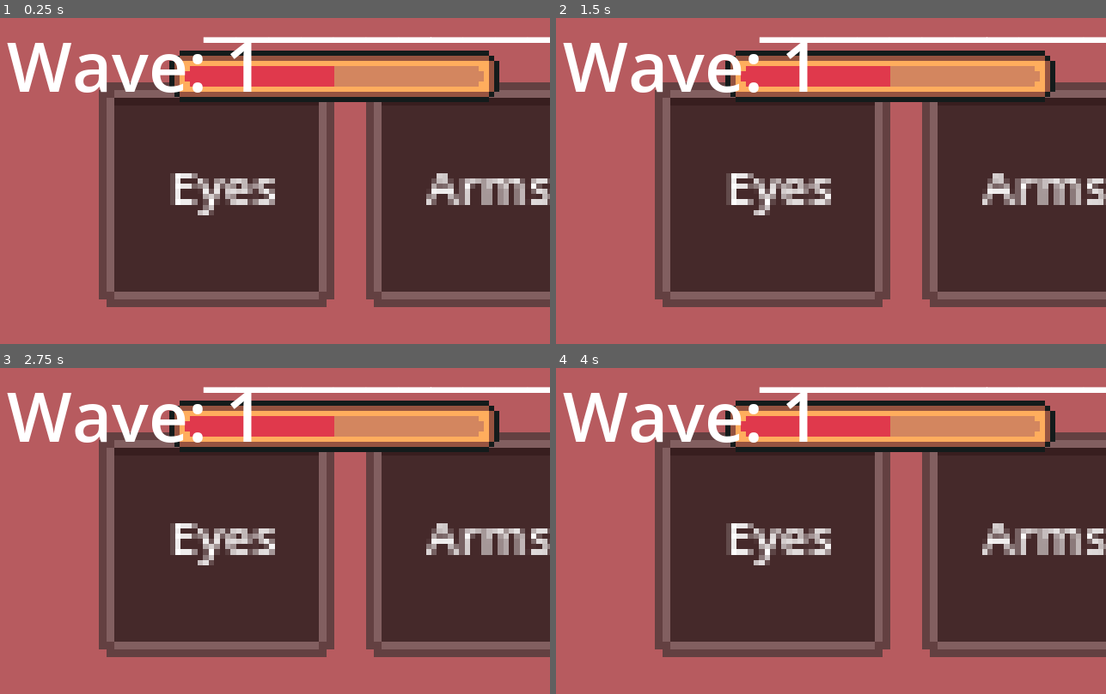
Above: before the commit, frames 1-4 (two rows, left to right).
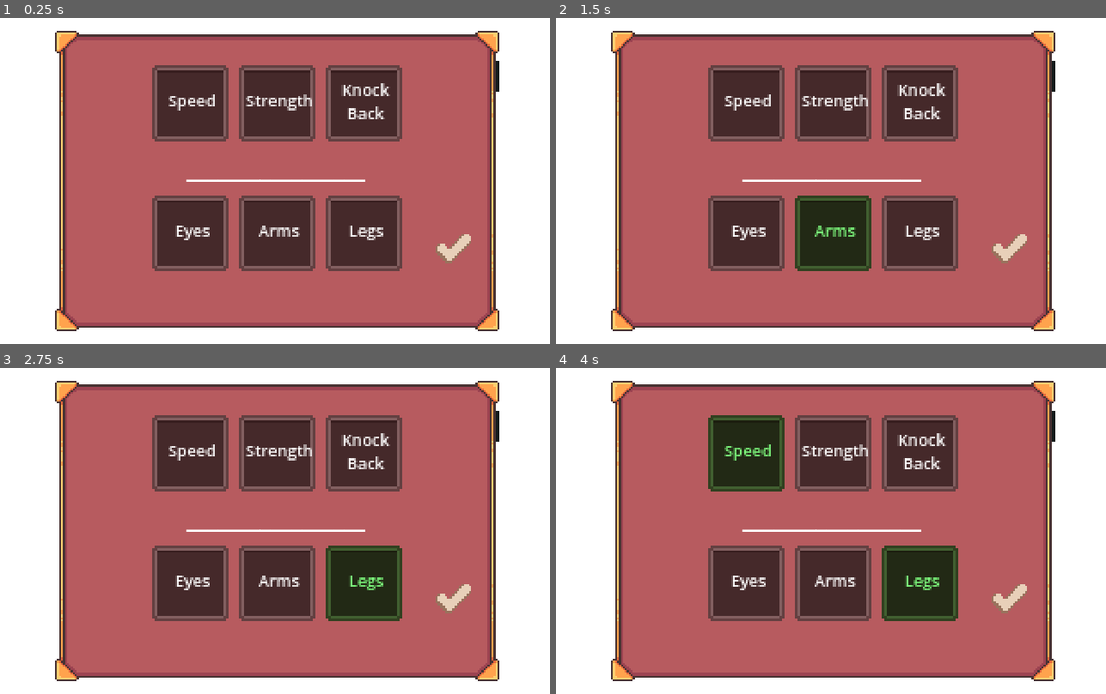
Above: after the commit, the same moments.

Repository: NarrowJS/daydream-game
Game: Godot game, scene res://scenes/game.tscn
Same seed, same stepped clock (60 frames per second), same inputs: the game is played once before the commit and once after it.
Inputs (mouse positions are in pixels of both pictures, inside the frame that each line leads up to):
- Up to frame 1 (0.25 s): no input
- Up to frame 2 (1.5 s): click "Eyes" at 0.5 s; click "Arms" at 1.25 s
- Up to frame 3 (2.75 s): click (363, 583) at 2 s, where only the run after the commit has a clickable "Legs"
- Up to frame 4 (4 s): click (1007, 599) at 2.77 s; click (748, 452) at 3.5 s, where only the run after the commit has a clickable "Speed"

The runs differ from the first frame. In frame 1, 79% of the frame differs, in the area x 0-100%, y 0-100%; in frame 2, 81%; in frame 3, 79%; in frame 4, 80%.

Commit message:
added basic ui functionality

Diff:
--- a/scenes/game.tscn
+++ b/scenes/game.tscn
@@ -6,9 +6,7 @@
 [ext_resource type="Texture2D" uid="uid://d11vgdbmon1qc" path="res://assets/healthbarProgress.png" id="3_iywne"]
 [ext_resource type="PackedScene" uid="uid://bhhxgnay7nko0" path="res://scenes/mobs.tscn" id="3_lnu2h"]
 [ext_resource type="Script" uid="uid://cqrwah3tg0ix5" path="res://scripts/texture_progress_bar.gd" id="4_p57ef"]
-[ext_resource type="Texture2D" uid="uid://dmy7y4d2bhurw" path="res://assets/UI_TravelBook_BookCover01a.png" id="6_gee14"]
-[ext_resource type="Texture2D" uid="uid://dwyfbmpqf1j75" path="res://assets/UI_TravelBook_Slot01a.png" id="6_u5sy4"]
-[ext_resource type="Texture2D" uid="uid://d1qe3crknt6c4" path="res://assets/UI_TravelBook_IconTick01a.png" id="8_0tnpc"]
+[ext_resource type="PackedScene" uid="uid://c3cuy15sp6lns" path="res://selector.tscn" id="10_vtaks"]
 
 [sub_resource type="Curve2D" id="Curve2D_iywne"]
 _data = {
@@ -72,197 +70,11 @@
 wait_time = 0.2
 autostart = true
 
-[node name="selector" type="CanvasLayer" parent="."]
-
-[node name="ColorRect" type="ColorRect" parent="selector"]
-visible = false
-anchors_preset = 8
-anchor_left = 0.5
-anchor_top = 0.5
-anchor_right = 0.5
-anchor_bottom = 0.5
-offset_left = -936.0
-offset_top = -524.5
-offset_right = 936.0
-offset_bottom = 524.5
-grow_horizontal = 2
-grow_vertical = 2
-color = Color(1, 0.6784314, 0.3647059, 1)
-
-[node name="TextureRect" type="TextureRect" parent="selector"]
-visible = false
-anchors_preset = 8
-anchor_left = 0.5
-anchor_top = 0.5
-anchor_right = 0.5
-anchor_bottom = 0.5
-offset_left = -905.0
-offset_top = -509.0
-offset_right = 906.0
-offset_bottom = 506.0
-grow_horizontal = 2
-grow_vertical = 2
-texture = ExtResource("6_gee14")
-
-[node name="RichTextLabel2" type="RichTextLabel" parent="selector/TextureRect"]
-layout_mode = 0
-offset_left = 513.5
-offset_top = 385.5
-offset_right = 1285.5
-offset_bottom = 535.0
-theme_override_font_sizes/normal_font_size = 100
-text = "_________________"
-horizontal_alignment = 1
-
-[node name="OptionButton2" type="OptionButton" parent="selector/TextureRect"]
-visible = false
-layout_mode = 0
-offset_left = 726.0
-offset_top = 163.0
-offset_right = 1074.0
-offset_bottom = 366.0
-item_count = 3
-popup/item_0/text = "Speed"
-popup/item_0/id = 0
-popup/item_1/text = "Damage"
-popup/item_1/id = 1
-popup/item_2/text = "Knockback"
-popup/item_2/id = 2
-
-[node name="GridContainer" type="GridContainer" parent="selector/TextureRect"]
-layout_mode = 1
-anchors_preset = 8
-anchor_left = 0.5
-anchor_top = 0.5
-anchor_right = 0.5
-anchor_bottom = 0.5
-offset_left = -509.5
-offset_top = 47.5
-offset_right = -411.5
-offset_bottom = 77.5
-grow_horizontal = 2
-grow_vertical = 2
-scale = Vector2(10.4, 8.56)
-columns = 3
-
-[node name="TextureButton" type="TextureButton" parent="selector/TextureRect/GridContainer"]
-layout_mode = 2
-texture_normal = ExtResource("6_u5sy4")
-
-[node name="RichTextLabel" type="RichTextLabel" parent="selector/TextureRect/GridContainer/TextureButton"]
-layout_mode = 0
-offset_left = 1.923077
-offset_right = 41.923077
-offset_bottom = 40.0
-scale = Vector2(0.7038462, 0.7102805)
-theme_override_font_sizes/normal_font_size = 9
-text = "Eyes"
-horizontal_alignment = 1
-vertical_alignment = 1
-
-[node name="TextureButton2" type="TextureButton" parent="selector/TextureRect/GridContainer"]
-layout_mode = 2
-texture_normal = ExtResource("6_u5sy4")
-
-[node name="RichTextLabel" type="RichTextLabel" parent="selector/TextureRect/GridContainer/TextureButton2"]
-layout_mode = 0
-offset_left = 1.923077
-offset_right = 41.923077
-offset_bottom = 40.0
-scale = Vector2(0.7038462, 0.7102805)
-theme_override_font_sizes/normal_font_size = 9
-text = "Arms"
-horizontal_alignment = 1
-vertical_alignment = 1
-
-[node name="TextureButton3" type="TextureButton" parent="selector/TextureRect/GridContainer"]
-layout_mode = 2
-texture_normal = ExtResource("6_u5sy4")
-
-[node name="RichTextLabel" type="RichTextLabel" parent="selector/TextureRect/GridContainer/TextureButton3"]
-layout_mode = 0
-offset_left = 1.923077
-offset_right = 41.923077
-offset_bottom = 40.0
-scale = Vector2(0.7038462, 0.7102805)
-theme_override_font_sizes/normal_font_size = 9
-text = "Legs"
-horizontal_alignment = 1
-vertical_alignment = 1
-
-[node name="TextureButton" type="TextureButton" parent="selector/TextureRect"]
-layout_mode = 0
-offset_left = 1544.5
-offset_top = 656.5
-offset_right = 1560.4836
-offset_bottom = 675.22595
-scale = Vector2(9.759999, 8.319998)
-texture_normal = ExtResource("8_0tnpc")
-stretch_mode = 3
-
-[node name="GridContainer2" type="GridContainer" parent="selector/TextureRect"]
-layout_mode = 1
-anchors_preset = 8
-anchor_left = 0.5
-anchor_top = 0.5
-anchor_right = 0.5
-anchor_bottom = 0.5
-offset_left = -509.5
-offset_top = -391.5
-offset_right = -411.5
-offset_bottom = -361.5
-grow_horizontal = 2
-grow_vertical = 2
-scale = Vector2(10.4, 8.56)
-columns = 3
-
-[node name="TextureButton" type="TextureButton" parent="selector/TextureRect/GridContainer2"]
-layout_mode = 2
-texture_normal = ExtResource("6_u5sy4")
-
-[node name="RichTextLabel" type="RichTextLabel" parent="selector/TextureRect/GridContainer2/TextureButton"]
-layout_mode = 0
-offset_left = 1.923077
-offset_right = 41.923077
-offset_bottom = 40.0
-scale = Vector2(0.7038462, 0.7102805)
-theme_override_font_sizes/normal_font_size = 9
-text = "Speed"
-horizontal_alignment = 1
-vertical_alignment = 1
-
-[node name="TextureButton2" type="TextureButton" parent="selector/TextureRect/GridContainer2"]
-layout_mode = 2
-texture_normal = ExtResource("6_u5sy4")
-
-[node name="RichTextLabel" type="RichTextLabel" parent="selector/TextureRect/GridContainer2/TextureButton2"]
-layout_mode = 0
-offset_left = 1.923077
-offset_right = 41.923077
-offset_bottom = 40.0
-scale = Vector2(0.7038462, 0.7102805)
-theme_override_font_sizes/normal_font_size = 9
-text = "Strength"
-horizontal_alignment = 1
-vertical_alignment = 1
-
-[node name="TextureButton3" type="TextureButton" parent="selector/TextureRect/GridContainer2"]
-layout_mode = 2
-texture_normal = ExtResource("6_u5sy4")
-
-[node name="RichTextLabel" type="RichTextLabel" parent="selector/TextureRect/GridContainer2/TextureButton3"]
-layout_mode = 0
-offset_left = 1.923077
-offset_right = 41.923077
-offset_bottom = 40.0
-scale = Vector2(0.7038462, 0.7102805)
-theme_override_font_sizes/normal_font_size = 9
-text = "Knock
-Back"
-horizontal_alignment = 1
-vertical_alignment = 1
-
 [node name="Mobs" parent="." instance=ExtResource("3_lnu2h")]
 position = Vector2(415, -150)
 
+[node name="CanvasLayer2" type="CanvasLayer" parent="."]
+
+[node name="Control" parent="CanvasLayer2" instance=ExtResource("10_vtaks")]
+
 [connection signal="timeout" from="Timer" to="." method="_on_timer_timeout"]
--- a/scenes/player.tscn
+++ b/scenes/player.tscn
@@ -1,10 +1,9 @@
-[gd_scene load_steps=29 format=3 uid="uid://bqhsfa6dyny2w"]
+[gd_scene load_steps=28 format=3 uid="uid://bqhsfa6dyny2w"]
 
 [ext_resource type="Script" uid="uid://oqq3ursa13jo" path="res://scripts/player.gd" id="1_g2els"]
 [ext_resource type="Texture2D" uid="uid://6rxcni7pdhi0" path="res://assets/Soldier-Attack01.png" id="2_qhqgy"]
 [ext_resource type="Texture2D" uid="uid://ds71dacwgy8og" path="res://assets/Soldier-Idle.png" id="3_qhqgy"]
 [ext_resource type="Texture2D" uid="uid://y43jkuvd717o" path="res://assets/Soldier-Walk.png" id="4_dqkch"]
-[ext_resource type="PackedScene" uid="uid://c3cuy15sp6lns" path="res://selector.tscn" id="5_qlg0r"]
 
 [sub_resource type="AtlasTexture" id="AtlasTexture_dqkch"]
 atlas = ExtResource("2_qhqgy")
@@ -195,5 +194,3 @@
 [node name="CollisionShape2D" type="CollisionShape2D" parent="attackarea"]
 position = Vector2(7, -8)
 shape = SubResource("CircleShape2D_g2els")
-
-[node name="Control" parent="." instance=ExtResource("5_qlg0r")]
--- a/scripts/selector.gd
+++ b/scripts/selector.gd
@@ -4,8 +4,47 @@
 # Called when the node enters the scene tree for the first time.
 var is_open = false
 
+var selected_buff = null
+var selected_sacrifice = null
+
+var buffs = {
+	"btn1" : "speed",
+	"btn2": "strength",
+	"btn3": "knockback"
+}
+
 func _ready():
+	for i in range(1, 4):  # buttons named Button1 .. Button6
+		var btn = $TextureRect/sacrificeCont.get_node("btn%d" % i)
+		btn.pressed.connect(_on_button_pressed.bind("sacrifice",btn))
+	for i in range(1, 4):  # buttons named Button1 .. Button6
+		var btn = $TextureRect/buffCont.get_node("btn%d" % i)
+		btn.pressed.connect(_on_button_pressed.bind("buff",btn))
+
+	var submitBtn = $TextureRect/submit
+	submitBtn.pressed.connect(_apply_player_stats)
 	open()
+
+func _on_button_pressed(type,button):
+	if type == "buff":
+		_select_button_in_group($TextureRect/buffCont, button)
+		selected_buff = button.name
+	elif type == "sacrifice":
+		_select_button_in_group($TextureRect/sacrificeCont, button)
+		selected_sacrifice = button.name
+
+	print("selected buff: ",selected_buff , "  selected sacrifice:",selected_sacrifice)
+
+func _select_button_in_group(group_node, chosen_button):
+	for btn in group_node.get_children():
+		btn.modulate = Color(1, 1, 1)  # reset to normal
+	chosen_button.modulate = Color(0.5, 1, 0.5)  # highlight
+
+
+func _apply_player_stats():
+	if selected_buff and selected_sacrifice:
+		var buffValue = buffs[selected_buff]
+		print(buffValue)
 
 func open():
 	visible = true
--- a/selector.tscn
+++ b/selector.tscn
@@ -1,9 +1,10 @@
-[gd_scene load_steps=5 format=3 uid="uid://c3cuy15sp6lns"]
+[gd_scene load_steps=6 format=3 uid="uid://c3cuy15sp6lns"]
 
 [ext_resource type="Texture2D" uid="uid://dmy7y4d2bhurw" path="res://assets/UI_TravelBook_BookCover01a.png" id="1_pl5vu"]
 [ext_resource type="Script" uid="uid://b6ovo3apsr0go" path="res://scripts/selector.gd" id="1_sqkg4"]
 [ext_resource type="Texture2D" uid="uid://dwyfbmpqf1j75" path="res://assets/UI_TravelBook_Slot01a.png" id="2_sqkg4"]
 [ext_resource type="Texture2D" uid="uid://d1qe3crknt6c4" path="res://assets/UI_TravelBook_IconTick01a.png" id="3_ygee2"]
+[ext_resource type="Texture2D" uid="uid://gffwnsjb21e" path="res://assets/UI_TravelBook_Slot01c.png" id="5_ygee2"]
 
 [node name="Control" type="Control"]
 layout_mode = 3
@@ -21,13 +22,13 @@
 anchor_top = 0.5
 anchor_right = 0.5
 anchor_bottom = 0.5
-offset_left = -79.0
-offset_top = -97.0
-offset_right = 1732.0
-offset_bottom = 918.0
+offset_left = -256.0
+offset_top = -175.0
+offset_right = 1555.0
+offset_bottom = 840.0
 grow_horizontal = 2
 grow_vertical = 2
-scale = Vector2(0.12554598, 0.14528283)
+scale = Vector2(0.28554475, 0.34528223)
 texture = ExtResource("1_pl5vu")
 
 [node name="RichTextLabel2" type="RichTextLabel" parent="TextureRect"]
@@ -55,7 +56,7 @@
 popup/item_2/text = "Knockback"
 popup/item_2/id = 2
 
-[node name="GridContainer" type="GridContainer" parent="TextureRect"]
+[node name="sacrificeCont" type="GridContainer" parent="TextureRect"]
 layout_mode = 1
 anchors_preset = 8
 anchor_left = 0.5
@@ -71,52 +72,55 @@
 scale = Vector2(10.4, 8.56)
 columns = 3
 
-[node name="TextureButton" type="TextureButton" parent="TextureRect/GridContainer"]
+[node name="btn1" type="TextureButton" parent="TextureRect/sacrificeCont"]
 layout_mode = 2
 texture_normal = ExtResource("2_sqkg4")
 
-[node name="RichTextLabel" type="RichTextLabel" parent="TextureRect/GridContainer/TextureButton"]
+[node name="RichTextLabel" type="RichTextLabel" parent="TextureRect/sacrificeCont/btn1"]
 layout_mode = 0
 offset_left = 1.923077
 offset_right = 41.923077
 offset_bottom = 40.0
 scale = Vector2(0.7038462, 0.7102805)
+mouse_filter = 2
 theme_override_font_sizes/normal_font_size = 9
 text = "Eyes"
 horizontal_alignment = 1
 vertical_alignment = 1
 
-[node name="TextureButton2" type="TextureButton" parent="TextureRect/GridContainer"]
+[node name="btn2" type="TextureButton" parent="TextureRect/sacrificeCont"]
 layout_mode = 2
 texture_normal = ExtResource("2_sqkg4")
 
-[node name="RichTextLabel" type="RichTextLabel" parent="TextureRect/GridContainer/TextureButton2"]
+[node name="RichTextLabel" type="RichTextLabel" parent="TextureRect/sacrificeCont/btn2"]
 layout_mode = 0
 offset_left = 1.923077
 offset_right = 41.923077
 offset_bottom = 40.0
 scale = Vector2(0.7038462, 0.7102805)
+mouse_filter = 2
 theme_override_font_sizes/normal_font_size = 9
 text = "Arms"
 horizontal_alignment = 1
 vertical_alignment = 1
 
-[node name="TextureButton3" type="TextureButton" parent="TextureRect/GridContainer"]
+[node name="btn3" type="TextureButton" parent="TextureRect/sacrificeCont"]
 layout_mode = 2
 texture_normal = ExtResource("2_sqkg4")
 
-[node name="RichTextLabel" type="RichTextLabel" parent="TextureRect/GridContainer/TextureButton3"]
+[node name="RichTextLabel" type="RichTextLabel" parent="TextureRect/sacrificeCont/btn3"]
 layout_mode = 0
 offset_left = 1.923077
 offset_right = 41.923077
 offset_bottom = 40.0
 scale = Vector2(0.7038462, 0.7102805)
+mouse_filter = 2
 theme_override_font_sizes/normal_font_size = 9
 text = "Legs"
 horizontal_alignment = 1
 vertical_alignment = 1
 
-[node name="TextureButton" type="TextureButton" parent="TextureRect"]
+[node name="submit" type="TextureButton" parent="TextureRect"]
 layout_mode = 0
 offset_left = 1544.5
 offset_top = 656.5
@@ -126,7 +130,7 @@
 texture_normal = ExtResource("3_ygee2")
 stretch_mode = 3
 
-[node name="GridContainer2" type="GridContainer" parent="TextureRect"]
+[node name="buffCont" type="GridContainer" parent="TextureRect"]
 layout_mode = 1
 anchors_preset = 8
 anchor_left = 0.5
@@ -142,46 +146,50 @@
 scale = Vector2(10.4, 8.56)
 columns = 3
 
-[node name="TextureButton" type="TextureButton" parent="TextureRect/GridContainer2"]
+[node name="btn1" type="TextureButton" parent="TextureRect/buffCont"]
 layout_mode = 2
 texture_normal = ExtResource("2_sqkg4")
+texture_pressed = ExtResource("5_ygee2")
 
-[node name="RichTextLabel" type="RichTextLabel" parent="TextureRect/GridContainer2/TextureButton"]
+[node name="RichTextLabel" type="RichTextLabel" parent="TextureRect/buffCont/btn1"]
 layout_mode = 0
 offset_left = 1.923077
 offset_right = 41.923077
 offset_bottom = 40.0
 scale = Vector2(0.7038462, 0.7102805)
+mouse_filter = 2
 theme_override_font_sizes/normal_font_size = 9
 text = "Speed"
 horizontal_alignment = 1
 vertical_alignment = 1
 
-[node name="TextureButton2" type="TextureButton" parent="TextureRect/GridContainer2"]
+[node name="btn2" type="TextureButton" parent="TextureRect/buffCont"]
 layout_mode = 2
 texture_normal = ExtResource("2_sqkg4")
 
-[node name="RichTextLabel" type="RichTextLabel" parent="TextureRect/GridContainer2/TextureButton2"]
+[node name="RichTextLabel" type="RichTextLabel" parent="TextureRect/buffCont/btn2"]
 layout_mode = 0
 offset_left = 1.923077
 offset_right = 41.923077
 offset_bottom = 40.0
 scale = Vector2(0.7038462, 0.7102805)
+mouse_filter = 2
 theme_override_font_sizes/normal_font_size = 9
 text = "Strength"
 horizontal_alignment = 1
 vertical_alignment = 1
 
-[node name="TextureButton3" type="TextureButton" parent="TextureRect/GridContainer2"]
+[node name="btn3" type="TextureButton" parent="TextureRect/buffCont"]
 layout_mode = 2
 texture_normal = ExtResource("2_sqkg4")
 
-[node name="RichTextLabel" type="RichTextLabel" parent="TextureRect/GridContainer2/TextureButton3"]
+[node name="RichTextLabel" type="RichTextLabel" parent="TextureRect/buffCont/btn3"]
 layout_mode = 0
 offset_left = 1.923077
 offset_right = 41.923077
 offset_bottom = 40.0
 scale = Vector2(0.7038462, 0.7102805)
+mouse_filter = 2
 theme_override_font_sizes/normal_font_size = 9
 text = "Knock
 Back"
Not shown: 1 places in scenes/game.tscn that only renumber resources
